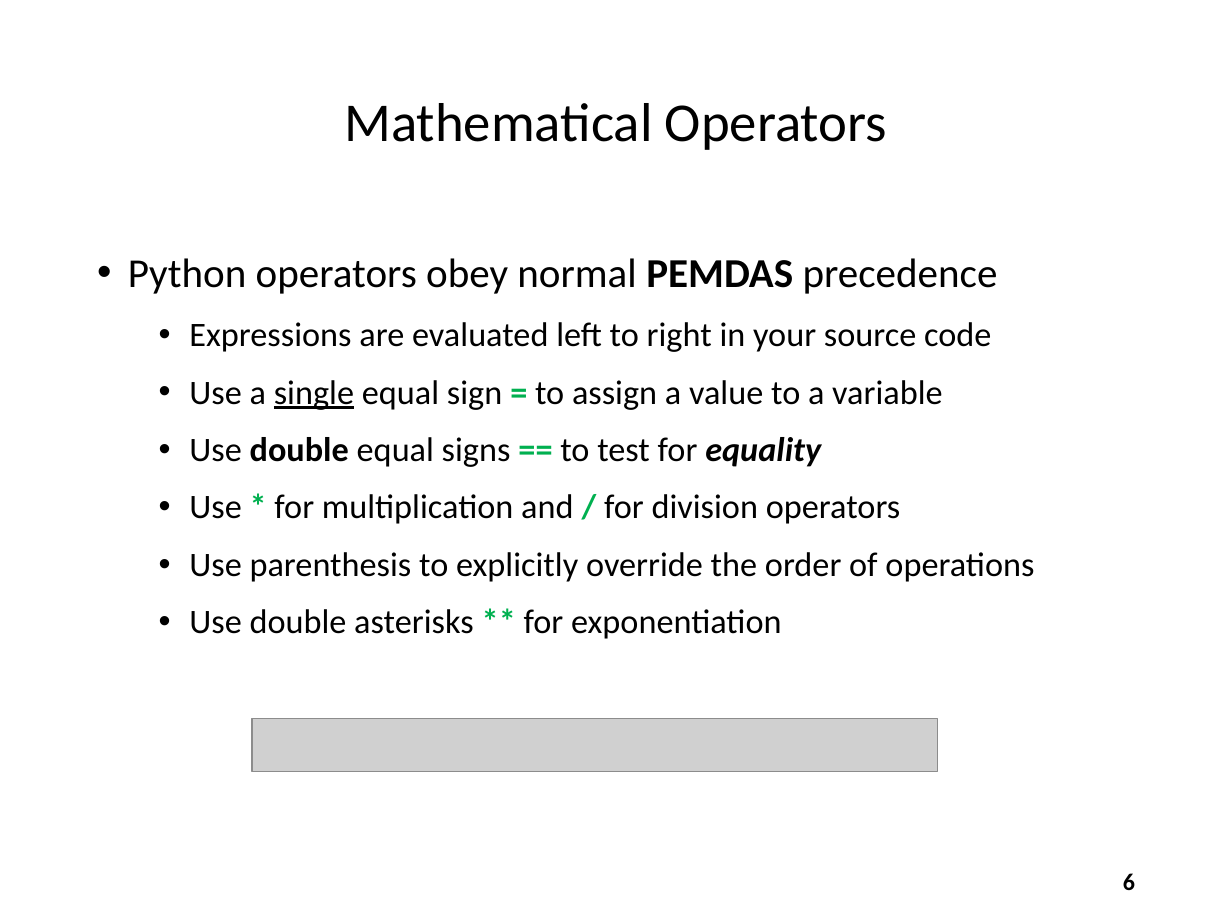
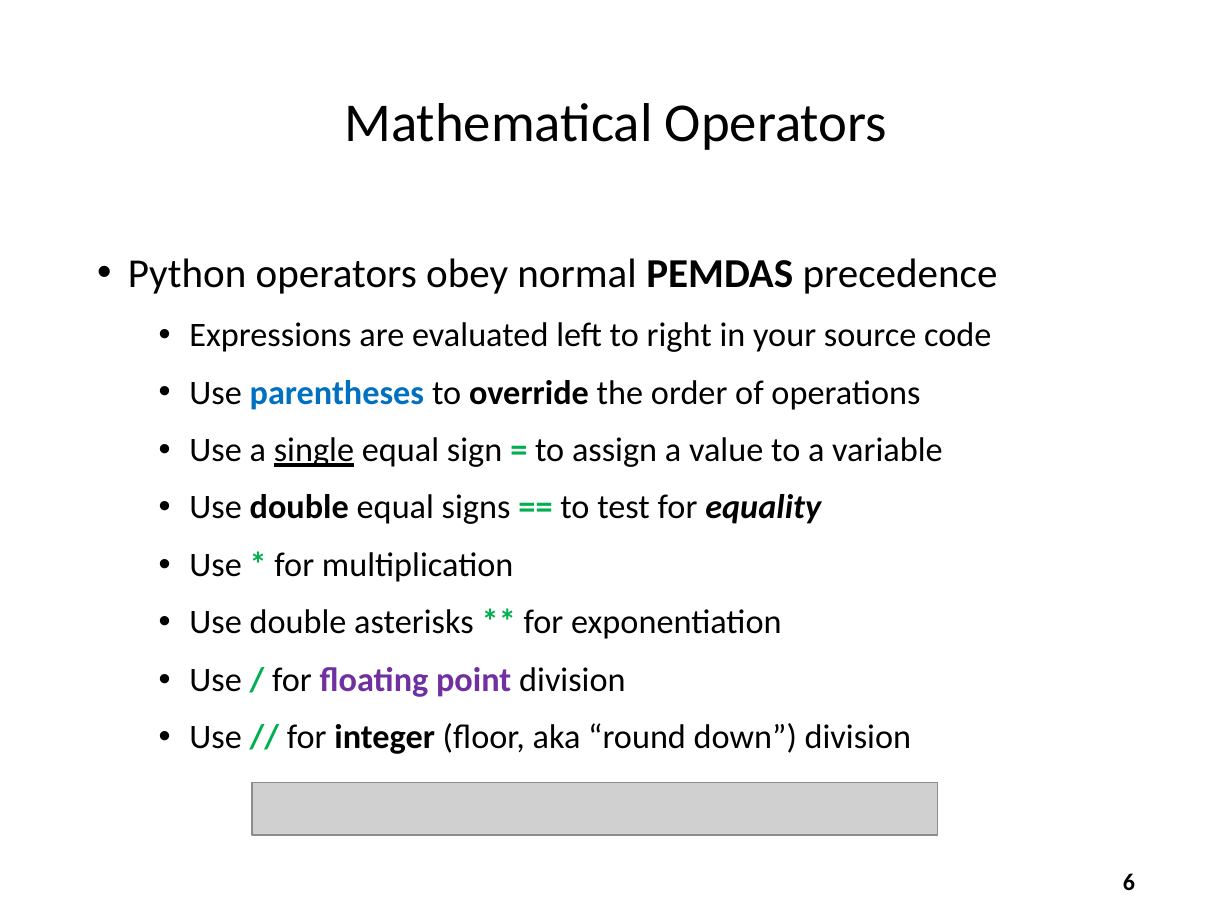
Before and after one commit to dbiersach/scicomp101, a slide deck: slide 6 of Session 02 - Python Fundamentals/Session 02 - Python Fundamentals.pptx. Drawn at 1232x924 pixels with LibreOffice and Linux fonts; fonts in the diff are those of the drawing; grey boxes stand for pictures. Boxes give left, top, right and bottom in pixels: in the first picture for what was removed or moved away, otherwise in the second. Text is boxed around its words. In the diff, an @@ line names an element or a change of style, - is before the commit and + after.

Commit message:
Add integer division

```diff
--- a/Session 02 - Python Fundamentals/Session 02 - Python Fundamentals.pptx
+++ b/Session 02 - Python Fundamentals/Session 02 - Python Fundamentals.pptx
@@ text at (189,380,920,410): paragraph added @@
+  • Use parentheses to override the order of operations
@@ text at (189,552,513,582): text changed @@
-  • Use * for multiplication and / for division operators
-  • Use parenthesis to explicitly override the order of operations
+  • Use * for multiplication
@@ text at (189,667,911,754): paragraphs added @@
+  • Use / for floating point division
+  • Use // for integer (floor, aka “round down”) division
@@ picture: place and size @@
-picture at (253,718,938,771)
+picture at (253,782,938,835)
```
Also in this commit, not shown: 1 other slide changed, 1 slide added.
